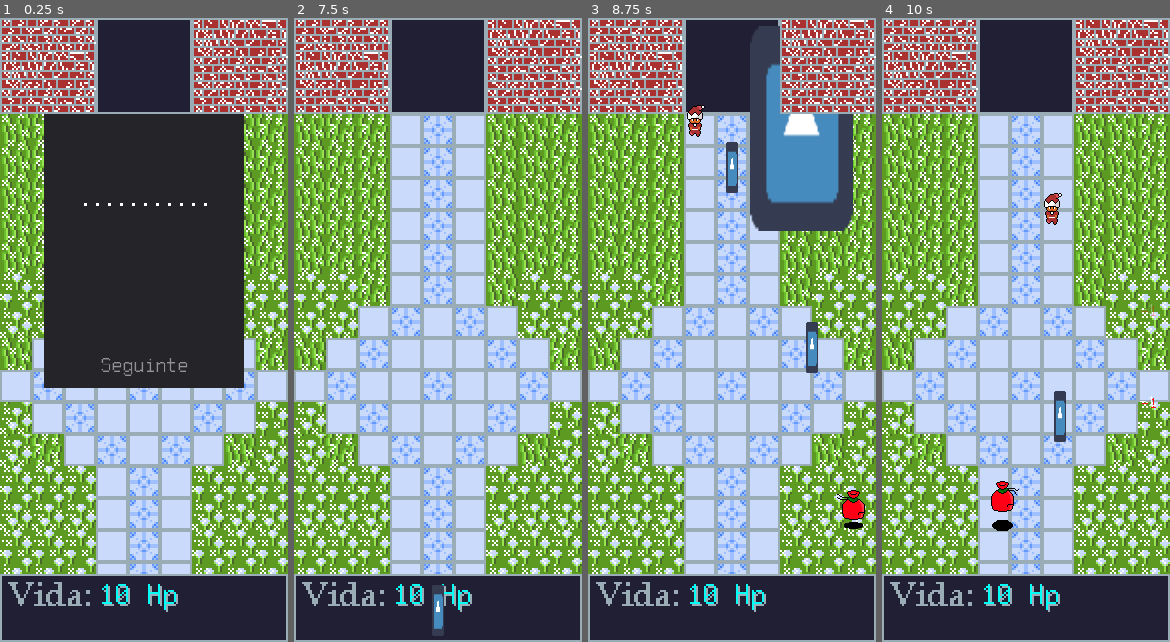
Above: before the commit, frames 1-4 (left to right).
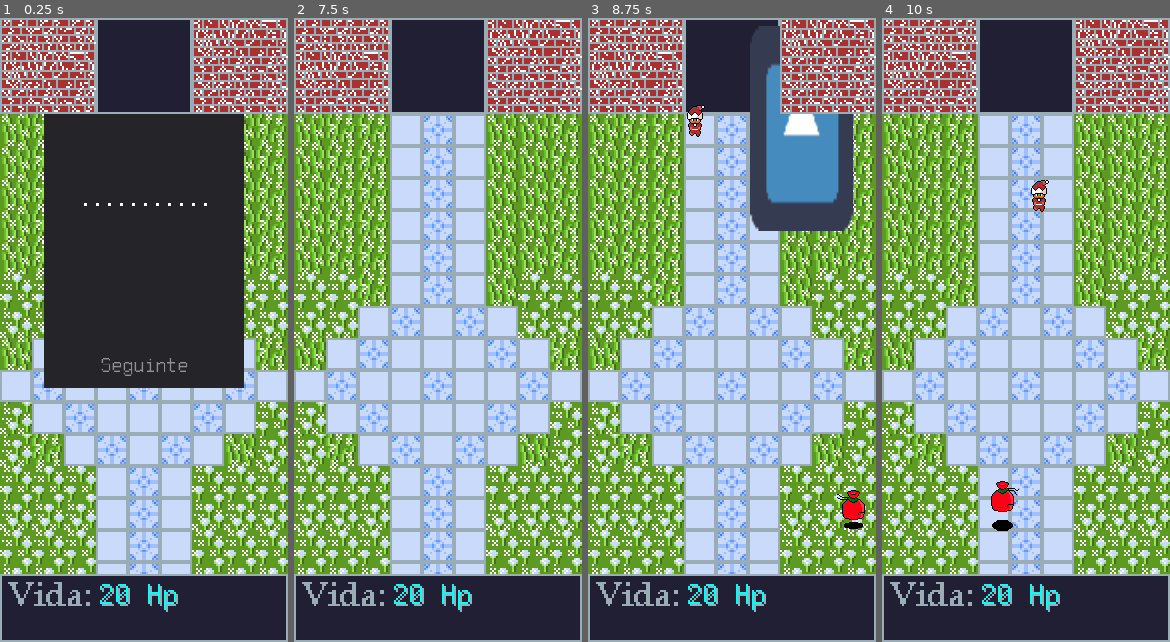
Above: after the commit, the same moments.

Repository: Bandeiraa/7DaysXmasGame
Game: Godot game, scene res://Scenes/Main/Main.tscn
Same seed, same stepped clock (60 frames per second), same inputs: the game is played once before the commit and once after it. The engine's default icon, where the game draws it, is replaced by a stand-in: a white triangle on a blue panel in a dark square.
Inputs:
- Up to frame 1 (0.25 s): no input
- Up to frame 2 (7.5 s): click "Seguinte" at 0.5 s; tap Enter at 1.25, 4.25 s; hold Right (ui_right) 1.28-2.03 s; tap Space at 2, 5 s; hold Left (ui_left) 2.03-2.78 s; hold Right (ui_right) 2.78-4.28 s; hold Left (ui_left) 4.28-6.53 s; hold Right (ui_right) 6.53-7.25 s; click "Fechar" at 7.25 s
- Up to frame 3 (8.75 s): hold Right (ui_right) from 8.03 s (still down)
- Up to frame 4 (10 s): release Right (ui_right) at 9.53 s; hold Left (ui_left) from 9.53 s (still down)

The runs differ from the first frame. In frame 1, less than 0.1% of the frame differs, in the area x 34-40%, y 90-95%; in frame 2, 0.4%; in frame 3, 0.8%; in frame 4, 0.9%, in the area x 34-96%, y 25-95%.

Commit message:
Adding spells debuff

Diff:
--- a/Scenes/Character/Goblin.tscn
+++ b/Scenes/Character/Goblin.tscn
@@ -112,22 +112,6 @@
 "values": [ PoolVector2Array( 7.30832, 4.97176, -1.98361, 5.28674, -9.70062, 8.27905, -11.748, 9.53897, -11.5905, 13.00 …(1878 unchanged characters)…
 }
 
-[sub_resource type="Animation" id=4]
-resource_name = "Initial"
-length = 0.8
-tracks/0/type = "value"
-tracks/0/path = NodePath("GoblinCollision/GoblinSprite:frame")
-tracks/0/interp = 1
-tracks/0/loop_wrap = true
-tracks/0/imported = false
-tracks/0/enabled = true
-tracks/0/keys = {
-"times": PoolRealArray( 0, 0.2, 0.4, 0.6, 0.8 ),
-"transitions": PoolRealArray( 1, 1, 1, 1, 1 ),
-"update": 1,
-"values": [ 0, 1, 2, 1, 0 ]
-}
-
 [node name="Goblin" type="KinematicBody2D"]
 script = ExtResource( 2 )
 speed = 150
@@ -153,21 +137,29 @@
 polygon = PoolVector2Array( 0.601627, 5.52166, -5.7051, 5.52166, -7.17667, 6.78301, -7.80734, 12.8795, -11.8016, 17.084 …(201 unchanged characters)…
 
 [node name="CannonSpawner" type="Position2D" parent="."]
-position = Vector2( 0, -15.4597 )
+position = Vector2( -1.25811, -3.01101 )
 
 [node name="ShootCooldown" type="Timer" parent="."]
-wait_time = 0.5
+wait_time = 0.7
 
 [node name="ChangeSceneCooldown" type="Timer" parent="."]
 wait_time = 0.2
 
+[node name="FirstShootDelay" type="Timer" parent="."]
+wait_time = 1.5
+one_shot = true
+
+[node name="SlowDownTimer" type="Timer" parent="."]
+wait_time = 3.0
+one_shot = true
+
 [node name="WalkAnimation" type="AnimationPlayer" parent="."]
 anims/LeftAnim = SubResource( 2 )
 anims/RightAnim = SubResource( 3 )
-
-[node name="InitialAnimation" type="AnimationPlayer" parent="."]
-anims/Initial = SubResource( 4 )
 [connection signal="canGetValue" from="GoblinCollision" to="." method="canGetValue"]
 [connection signal="canQueueFree" from="GoblinCollision" to="." method="canDestroy"]
+[connection signal="canSlowDown" from="GoblinCollision" to="." method="onSlowDown"]
 [connection signal="timeout" from="ShootCooldown" to="." method="onShootTimeout"]
 [connection signal="timeout" from="ChangeSceneCooldown" to="." method="onTimerCooldown"]
+[connection signal="timeout" from="FirstShootDelay" to="." method="onFirstShootTimeout"]
+[connection signal="timeout" from="SlowDownTimer" to="." method="onSlowDownTimeout"]
--- a/Scenes/Character/GoblinProjectile.tscn
+++ b/Scenes/Character/GoblinProjectile.tscn
@@ -1,63 +1,8 @@
-[gd_scene load_steps=6 format=2]
+[gd_scene load_steps=3 format=2]
 
 [ext_resource path="res://Scripts/GoblinProjectile.gd" type="Script" id=1]
 [ext_resource path="res://Scenes/Enemies/Projectile.tscn" type="PackedScene" id=2]
-[ext_resource path="res://Fonts/FreePixel.ttf" type="DynamicFontData" id=3]
-
-[sub_resource type="Animation" id=1]
-resource_name = "damageDealth"
-tracks/0/type = "value"
-tracks/0/path = NodePath("DamageLabel:modulate")
-tracks/0/interp = 1
-tracks/0/loop_wrap = true
-tracks/0/imported = false
-tracks/0/enabled = true
-tracks/0/keys = {
-"times": PoolRealArray( 0, 0.6, 1 ),
-"transitions": PoolRealArray( 1, 1, 1 ),
-"update": 0,
-"values": [ Color( 1, 1, 1, 0 ), Color( 1, 1, 1, 1 ), Color( 1, 1, 1, 0 ) ]
-}
-tracks/1/type = "value"
-tracks/1/path = NodePath("DamageLabel:rect_position")
-tracks/1/interp = 1
-tracks/1/loop_wrap = true
-tracks/1/imported = false
-tracks/1/enabled = true
-tracks/1/keys = {
-"times": PoolRealArray( 0, 0.1, 0.2, 0.4 ),
-"transitions": PoolRealArray( 1, 1, 1, 1 ),
-"update": 0,
-"values": [ Vector2( -19.3494, -26.7824 ), Vector2( -26, -26.782 ), Vector2( -13, -26.782 ), Vector2( -19.3494, -26.7824 ) ]
-}
-
-[sub_resource type="DynamicFont" id=2]
-size = 8
-font_data = ExtResource( 3 )
 
 [node name="GoblinProjectile" instance=ExtResource( 2 )]
 script = ExtResource( 1 )
-velocity = Vector2( 0, -250 )
-
-[node name="Animator" type="AnimationPlayer" parent="." index="3"]
-anims/damageDealth = SubResource( 1 )
-
-[node name="DamageLabel" type="Label" parent="." index="4"]
-modulate = Color( 1, 1, 1, 0 )
-margin_left = -19.3494
-margin_top = -26.7824
-margin_right = 20.6506
-margin_bottom = -12.7824
-custom_fonts/font = SubResource( 2 )
-custom_colors/font_color_shadow = Color( 1, 0, 0, 1 )
-custom_constants/shadow_offset_x = 1
-custom_constants/shadow_offset_y = 1
-text = "1111"
-align = 1
-valign = 1
-__meta__ = {
-"_edit_use_anchors_": false
-}
-
-[node name="DeathTimer" type="Timer" parent="." index="5"]
-[connection signal="timeout" from="DeathTimer" to="." method="onDeathTimeout"]
+velocity = Vector2( 0, -350 )
--- a/Scenes/Enemies/IceBeam.gd
+++ b/Scenes/Enemies/IceBeam.gd
@@ -1,18 +1,11 @@
 extends "res://Scripts/Projectile.gd"
 
-onready var animator = get_node("Animator")
-onready var damageLabel = get_node("DamageLabel")
-onready var deathTimer = get_node("DeathTimer")
-
 func _ready():
+	add_to_group("IceSpear")
 	var _connection
 	_connection = connect("area_entered", self, "areaEntered")
-	animator.play("FrostBolt")
 
 func areaEntered(enemyArea):
 	if enemyArea.is_in_group("Goblin"):
-		deathTimer.start()
 		enemyArea.armor -= 3
-
-func onDeathTimeout():
-	queue_free()
+		queue_free()
--- a/Scenes/Enemies/IceBeam.tscn
+++ b/Scenes/Enemies/IceBeam.tscn
@@ -1,36 +1,14 @@
-[gd_scene load_steps=10 format=2]
+[gd_scene load_steps=7 format=2]
 
 [ext_resource path="res://Scenes/Enemies/Projectile.tscn" type="PackedScene" id=1]
 [ext_resource path="res://Scenes/Enemies/IceBeam.gd" type="Script" id=2]
-[ext_resource path="res://Fonts/FreePixel.ttf" type="DynamicFontData" id=3]
 [ext_resource path="res://Sprites/Spells/IceBolt.png" type="Texture" id=4]
 [ext_resource path="res://Sprites/Particles.png" type="Texture" id=5]
 
 [sub_resource type="RectangleShape2D" id=1]
 extents = Vector2( 3.15752, 14.846 )
 
-[sub_resource type="Animation" id=2]
-resource_name = "FrostBolt"
-length = 0.8
-loop = true
-tracks/0/type = "value"
-tracks/0/path = NodePath("Projectile:frame")
-tracks/0/interp = 1
-tracks/0/loop_wrap = true
-tracks/0/imported = false
-tracks/0/enabled = true
-tracks/0/keys = {
-"times": PoolRealArray( 0, 0.4 ),
-"transitions": PoolRealArray( 1, 1 ),
-"update": 1,
-"values": [ 0, 1 ]
-}
-
-[sub_resource type="DynamicFont" id=3]
-size = 8
-font_data = ExtResource( 3 )
-
-[sub_resource type="ParticlesMaterial" id=4]
+[sub_resource type="ParticlesMaterial" id=2]
 flag_disable_z = true
 direction = Vector3( 0, -1, 0 )
 spread = 25.0
@@ -57,33 +35,8 @@
 position = Vector2( 0.0589907, 15.4656 )
 scale = Vector2( 0.309792, 1.53398 )
 
-[node name="Animator" type="AnimationPlayer" parent="." index="3"]
-anims/FrostBolt = SubResource( 2 )
-
-[node name="DamageLabel" type="Label" parent="." index="4"]
-modulate = Color( 1, 1, 1, 0 )
-margin_left = -19.0
-margin_top = 50.5024
-margin_right = 21.0
-margin_bottom = 58.5024
-custom_fonts/font = SubResource( 3 )
-custom_colors/font_color_shadow = Color( 1, 0, 0, 1 )
-custom_constants/shadow_offset_x = 1
-custom_constants/shadow_offset_y = 1
-text = "11111"
-align = 1
-valign = 1
-autowrap = true
-__meta__ = {
-"_edit_use_anchors_": false
-}
-
-[node name="DeathTimer" type="Timer" parent="." index="5"]
-wait_time = 0.1
-
-[node name="Particles" type="Particles2D" parent="." index="6"]
+[node name="Particles" type="Particles2D" parent="." index="3"]
 position = Vector2( 0, -0.631386 )
 amount = 18
-process_material = SubResource( 4 )
+process_material = SubResource( 2 )
 texture = ExtResource( 5 )
-[connection signal="timeout" from="DeathTimer" to="." method="onDeathTimeout"]
--- a/Scenes/Enemies/IceWave.tscn
+++ b/Scenes/Enemies/IceWave.tscn
@@ -8,7 +8,7 @@
 [sub_resource type="ParticlesMaterial" id=1]
 flag_disable_z = true
 direction = Vector3( 0, 1, 0 )
-spread = 120.0
+spread = 75.0
 gravity = Vector3( 0, 0, 0 )
 initial_velocity = 35.0
 orbit_velocity = 0.0
@@ -31,10 +31,11 @@
 scale = Vector2( 0.309792, 2.1069 )
 
 [node name="AttackParticles" type="Particles2D" parent="." index="3"]
-position = Vector2( 0, 35.4382 )
+position = Vector2( 0, 31.0188 )
+amount = 16
 process_material = SubResource( 1 )
 texture = ExtResource( 4 )
 
 [node name="SpellLife" type="Timer" parent="." index="4"]
-wait_time = 0.3
+wait_time = 0.8
 [connection signal="timeout" from="SpellLife" to="." method="onSpellLifeTimeout"]
--- a/Scenes/Enemies/LancerElf.tscn
+++ b/Scenes/Enemies/LancerElf.tscn
@@ -1,13 +1,49 @@
-[gd_scene load_steps=4 format=2]
+[gd_scene load_steps=6 format=2]
 
-[ext_resource path="res://Scenes/Enemies/MageElf.tscn" type="PackedScene" id=1]
+[ext_resource path="res://Scripts/LancerElf.gd" type="Script" id=1]
 [ext_resource path="res://Sprites/Elfs/LancerElf.png" type="Texture" id=2]
-[ext_resource path="res://Scenes/Enemies/LancerElf.gd" type="Script" id=3]
+[ext_resource path="res://Scenes/Enemies/Enemy.tscn" type="PackedScene" id=3]
 
-[node name="LancerElf" instance=ExtResource( 1 )]
-z_index = 0
-script = ExtResource( 3 )
+[sub_resource type="RectangleShape2D" id=1]
+extents = Vector2( 8.73048, 15.5468 )
+
+[sub_resource type="Animation" id=2]
+resource_name = "WalkAnimation"
+length = 0.4
+loop = true
+tracks/0/type = "value"
+tracks/0/path = NodePath("EnemySprite:frame")
+tracks/0/interp = 1
+tracks/0/loop_wrap = true
+tracks/0/imported = false
+tracks/0/enabled = true
+tracks/0/keys = {
+"times": PoolRealArray( 0, 0.2 ),
+"transitions": PoolRealArray( 1, 1 ),
+"update": 1,
+"values": [ 0, 1 ]
+}
+
+[node name="LancerElf" instance=ExtResource( 3 )]
+position = Vector2( 72, 0 )
+script = ExtResource( 1 )
 velocity = Vector2( 40, 30 )
+armor = 7
 
 [node name="EnemySprite" parent="." index="0"]
+scale = Vector2( 0.5, 0.5 )
 texture = ExtResource( 2 )
+hframes = 2
+
+[node name="EnemyCollider" parent="." index="1"]
+visible = false
+scale = Vector2( 0.5, 0.5 )
+shape = SubResource( 1 )
+
+[node name="ShootTimer" type="Timer" parent="." index="2"]
+
+[node name="SkillSpawn" type="Position2D" parent="." index="3"]
+position = Vector2( -0.529732, 12 )
+
+[node name="ElfAnimator" type="AnimationPlayer" parent="." index="4"]
+anims/WalkAnimation = SubResource( 2 )
--- a/Scenes/Enemies/MageElf.tscn
+++ b/Scenes/Enemies/MageElf.tscn
@@ -35,13 +35,14 @@
 hframes = 2
 
 [node name="EnemyCollider" parent="." index="1"]
+visible = false
 position = Vector2( -0.0992126, -0.0992126 )
 shape = SubResource( 1 )
 
 [node name="ShootTimer" type="Timer" parent="." index="2"]
 
 [node name="SkillSpawn" type="Position2D" parent="." index="3"]
-position = Vector2( 0, 11.9146 )
+position = Vector2( -0.486137, 11.9146 )
 
 [node name="ElfAnimator" type="AnimationPlayer" parent="." index="4"]
 anims/Walk = SubResource( 2 )
--- a/Scenes/Enemies/WarriorElf.tscn
+++ b/Scenes/Enemies/WarriorElf.tscn
@@ -1,57 +1,48 @@
-[gd_scene load_steps=4 format=2]
+[gd_scene load_steps=6 format=2]
 
-[ext_resource path="res://Scenes/Enemies/MageElf.tscn" type="PackedScene" id=1]
+[ext_resource path="res://Scripts/WarriorElf.gd" type="Script" id=1]
 [ext_resource path="res://Sprites/Elfs/WarriorElf.png" type="Texture" id=2]
+[ext_resource path="res://Scenes/Enemies/Enemy.tscn" type="PackedScene" id=3]
 
-[sub_resource type="GDScript" id=1]
-script/source = "extends \"res://Scripts/Enemy.gd\"
+[sub_resource type="RectangleShape2D" id=1]
+extents = Vector2( 8.92984, 16.0446 )
 
-export var armor = 12 setget setArmor
-var offset = Vector2()
-#var mageSpells = [preload(\"res://Scenes/Enemies/IceBeam.tscn\"), preload(\"res://Scenes/Enemies/FireWave.tscn\")]
+[sub_resource type="Animation" id=2]
+resource_name = "WalkAnimation"
+length = 0.4
+loop = true
+tracks/0/type = "value"
+tracks/0/path = NodePath("EnemySprite:frame")
+tracks/0/interp = 1
+tracks/0/loop_wrap = true
+tracks/0/imported = false
+tracks/0/enabled = true
+tracks/0/keys = {
+"times": PoolRealArray( 0, 0.2 ),
+"transitions": PoolRealArray( 1, 1 ),
+"update": 1,
+"values": [ 0, 1 ]
+}
 
-onready var shootTimer = get_node(\"ShootTimer\")
-onready var warriorElf = get_node(\"ElfAnimator\")
-
-func _ready():
-	var _connection
-	add_to_group(\"Enemy\")
-	chooseDirection()
-	_connection = connect(\"area_entered\", self, \"areaEntered\")
-	warriorElf.play(\"Walk\")
-	#shoot()
-
-func chooseDirection():
-	randomize()
-	var direction = [\"left\", \"right\"]
-	var chooseDirection = direction[randi() % direction.size()]
-	match chooseDirection:
-		\"left\":
-			velocity.x = velocity.x
-		\"right\":
-			velocity.x = -velocity.x
-
-func _process(_delta):
-	if get_position().x <= 0 + 10:
-		velocity.x = abs(velocity.x)
-	if get_position().x >= get_viewport_rect().size.x - 10:
-		velocity.x = -abs(velocity.x)
-
-func areaEntered(enemyArea):
-	if enemyArea.is_in_group(\"Goblin\"):
-		enemyArea.armor -= 1
-		queue_free()
-
-func setArmor(newValue):
-	armor = newValue
-	if armor <= 0:
-		queue_free()
-"
-
-[node name="WarriorElf" instance=ExtResource( 1 )]
-script = SubResource( 1 )
-velocity = Vector2( 25, 35 )
-armor = 8
+[node name="WarriorElf" instance=ExtResource( 3 )]
+position = Vector2( 72, 0 )
+script = ExtResource( 1 )
+velocity = Vector2( 20, 30 )
 
 [node name="EnemySprite" parent="." index="0"]
+scale = Vector2( 0.5, 0.5 )
 texture = ExtResource( 2 )
+hframes = 2
+
+[node name="EnemyCollider" parent="." index="1"]
+visible = false
+scale = Vector2( 0.5, 0.5 )
+shape = SubResource( 1 )
+
+[node name="ShootTimer" type="Timer" parent="." index="2"]
+
+[node name="SkillSpawn" type="Position2D" parent="." index="3"]
+position = Vector2( -0.561226, 10.944 )
+
+[node name="ElfAnimator" type="AnimationPlayer" parent="." index="4"]
+anims/WalkAnimation = SubResource( 2 )
--- a/Scenes/Interface/Hud.tscn
+++ b/Scenes/Interface/Hud.tscn
@@ -35,7 +35,7 @@
 custom_colors/font_color_shadow = Color( 0.607843, 0.678431, 0.717647, 1 )
 custom_constants/shadow_offset_x = 1
 custom_constants/shadow_offset_y = 1
-text = "10 Hp"
+text = "20 Hp"
 __meta__ = {
 "_edit_use_anchors_": false
 }
--- a/Scenes/Main/Main.tscn
+++ b/Scenes/Main/Main.tscn
@@ -140,4 +140,5 @@
 
 [node name="HudSpawner" type="Position2D" parent="."]
 position = Vector2( 0, 310 )
+z_index = 10
 [connection signal="canSpawn" from="." to="." method="canSpawn"]
--- a/Scripts/Goblin.gd
+++ b/Scripts/Goblin.gd
@@ -2,15 +2,18 @@
 
 export (int) var speed = 50
 onready var shootTimer = get_node("ShootCooldown")
+onready var walkAnimation = get_node("WalkAnimation")
+onready var firstShoot = get_node("FirstShootDelay")
+onready var slowDown = get_node("SlowDownTimer")
 
 var goblinProjectile = preload("res://Scenes/Character/GoblinProjectile.tscn")
-onready var walkAnimation = get_node("WalkAnimation")
 var velocity = Vector2()
 var _reload; var _changeScene
+var callsCount; var auxCount = 0
 signal canChangeHp
 
 func _ready():
-	shoot()
+	firstShoot.start()
 
 func shoot():
 	var projectile = goblinProjectile.instance()
@@ -47,3 +50,18 @@
 
 func canGetValue():
 	emit_signal("canChangeHp")
+
+func onFirstShootTimeout():
+	shoot()
+
+func onSlowDown():
+	auxCount += 1
+	callsCount = auxCount
+	speed = speed/1.4
+	slowDown.start()
+	print(speed)
+
+func onSlowDownTimeout():
+	speed = speed * pow(1.4, callsCount)
+	print(speed)
+	auxCount = 0
--- a/Scripts/GoblinDamageArea.gd
+++ b/Scripts/GoblinDamageArea.gd
@@ -1,10 +1,12 @@
 extends Area2D
 
-export(int) var armor = 10 setget setArmor
-signal canQueueFree; signal canGetValue
+export(int) var armor = 20 setget setArmor
+signal canQueueFree; signal canGetValue; signal canSlowDown
 
 func _ready():
 	add_to_group("Goblin")
+	var _connection
+	_connection = connect("area_entered", self, "areaEntered")
 
 func setArmor(newValue):
 	armor = newValue
@@ -16,3 +18,7 @@
 		StoreHp.save()
 		emit_signal("canGetValue")
 		emit_signal("canQueueFree")
+
+func areaEntered(enemyArea):
+	if enemyArea.is_in_group("IceSpear"):
+		emit_signal("canSlowDown")
--- a/Scripts/GoblinProjectile.gd
+++ b/Scripts/GoblinProjectile.gd
@@ -1,8 +1,4 @@
 extends "res://Scripts/Projectile.gd"
-
-onready var animator = get_node("Animator")
-onready var damageLabel = get_node("DamageLabel")
-onready var deathTimer = get_node("DeathTimer")
 
 func _ready():
 	var _connection
@@ -10,12 +6,5 @@
 
 func areaEntered(enemyArea):
 	if enemyArea.is_in_group("Enemy"):
-		deathTimer.start()
-		enemyArea.armor -= 2
-		animator.play("damageDealth")
-		damageLabel.text = str(-1)
-		velocity.y = 0
-		$Projectile.hide()
-
-func onDeathTimeout():
-	queue_free()
+		enemyArea.armor -= 3
+		queue_free()
--- a/Scenes/Enemies/LancerElf.gd
+++ b/Scripts/LancerElf.gd
@@ -12,7 +12,7 @@
 	add_to_group("Enemy")
 	chooseDirection()
 	_connection = connect("area_entered", self, "areaEntered")
-	lancerElf.play("Walk")
+	lancerElf.play("WalkAnimation")
 	#shoot()
 
 func chooseDirection():
--- a/Scripts/MageElf.gd
+++ b/Scripts/MageElf.gd
@@ -6,6 +6,7 @@
 var spell
 var mageSpells = [preload("res://Scenes/Enemies/IceBeam.tscn"), preload("res://Scenes/Enemies/IceWave.tscn")]
 
+signal slow
 onready var shootTimer = get_node("ShootTimer")
 onready var mageElf = get_node("ElfAnimator")
 
@@ -21,7 +22,7 @@
 	randomize()
 	var skill = get_node("SkillSpawn")
 	var randomIndex = randi() % 10 + 1
-	if randomIndex > 8:
+	if randomIndex > 6:
 		spell = mageSpells[0].instance()
 		spell.set_position(get_global_position())
 		get_tree().get_root().add_child(spell)
@@ -57,5 +58,8 @@
 	if armor <= 0:
 		queue_free()
 
+func canSlow():
+	emit_signal("slow")
+
 func onShootTimeout():
 	shoot()
--- a/Scripts/Main.gd
+++ b/Scripts/Main.gd
@@ -48,7 +48,7 @@
 		spawnCurrentPosition.y -= delta * velocityOffset
 		var viewSize = get_viewport_rect().size
 		if spawnCurrentPosition.y >= viewSize.y - yDistanceOffset:
-			$GoblinSpawner/Goblin/InitialAnimation.play("Initial")
+			$GoblinSpawner/Goblin/WalkAnimation.play("RightAnim")
 			goblinSpawner.position.y = spawnCurrentPosition.y
 			spawnKey = true
 		elif spawnKey == true:
--- a/Scripts/WarriorElf.gd
+++ b/Scripts/WarriorElf.gd
@@ -3,16 +3,16 @@
 export var armor = 12 setget setArmor
 var offset = Vector2()
 #var mageSpells = [preload("res://Scenes/Enemies/IceBeam.tscn"), preload("res://Scenes/Enemies/FireWave.tscn")]
-onready var labelAnimation = get_node("Animator")
-onready var damageLabel = get_node("DamageLabel")
-onready var deathTimer = get_node("DeathTimer")
+
 onready var shootTimer = get_node("ShootTimer")
+onready var warriorElf = get_node("ElfAnimator")
 
 func _ready():
 	var _connection
 	add_to_group("Enemy")
 	chooseDirection()
 	_connection = connect("area_entered", self, "areaEntered")
+	warriorElf.play("WalkAnimation")
 	#shoot()
 
 func chooseDirection():
@@ -33,19 +33,10 @@
 
 func areaEntered(enemyArea):
 	if enemyArea.is_in_group("Goblin"):
-		deathTimer.start()
 		enemyArea.armor -= 1
-		labelAnimation.play("DamageAnimation")
-		damageLabel.text = str(-1)
-		velocity.y = 0
-		velocity.x = 0
-		$EnemySprite.hide()
-		print("Vida do player: ", enemyArea.armor)
+		queue_free()
 
 func setArmor(newValue):
 	armor = newValue
 	if armor <= 0:
 		queue_free()
-
-func onDeathTimeout():
-	queue_free()
--- a/Scripts/storeHp.gd
+++ b/Scripts/storeHp.gd
@@ -3,7 +3,7 @@
 const FILE_NAME = "user://game-data.json"
 
 var storedValue = {
-	"currentHp": 10
+	"currentHp": 10,
 }
 
 func save():
Not shown: 1 places in Scenes/Character/Goblin.tscn that only renumber resources
